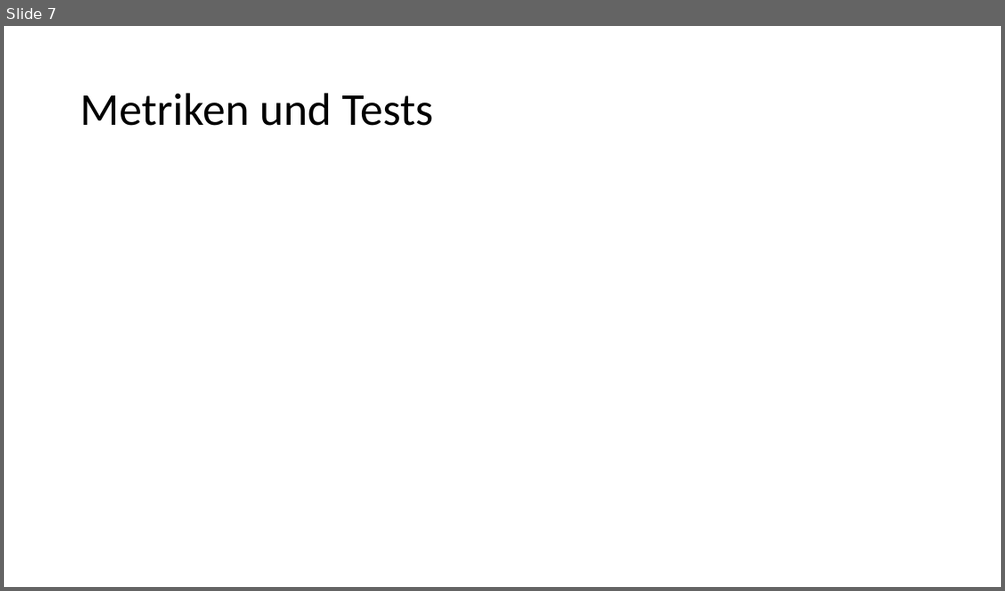
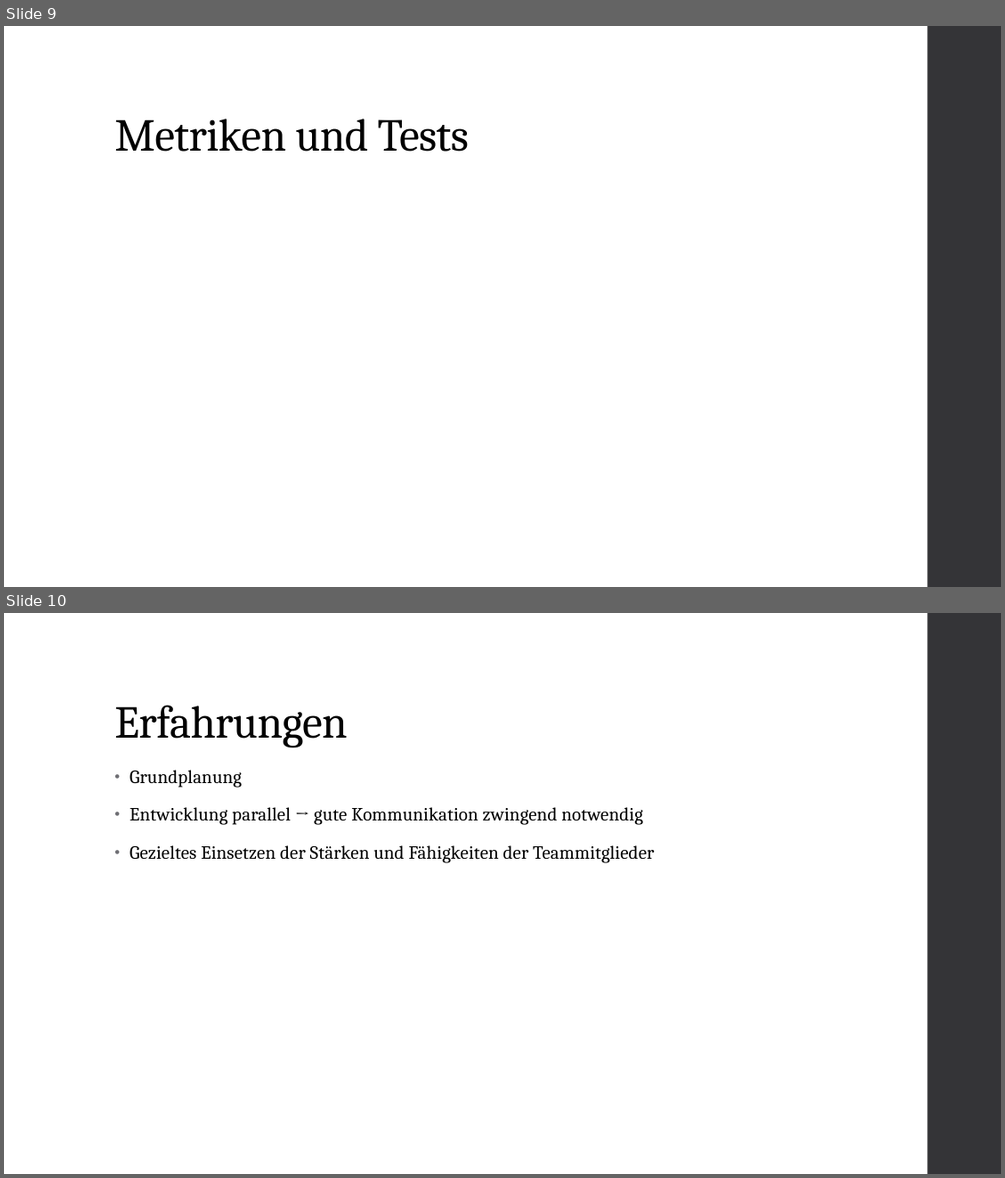
Before and after one commit to SWEHashiSG/hashi, a slide deck: documentation/Präsentation_Hashi_TeamSG.pptx. Shown one above the other, each under a label of ours: slide 7 before the commit, slides 9 and 10 after it. The pictures are 1005x591 and 1005x1178 pixels, drawn with LibreOffice and Linux fonts; fonts in the diff are those of the drawing. Boxes give left, top, right and bottom in pixels: in the first picture for what was removed or moved away, otherwise in the second. Text is boxed around its words. In the diff, an @@ line names an element or a change of style, - is before the commit and + after.

```diff
--- a/documentation/Präsentation_Hashi_TeamSG.pptx
+++ b/documentation/Präsentation_Hashi_TeamSG.pptx
@@ slide 10 added at (x1=4, y1=613, x2=1001, y2=1174), background #FFFFFF; not listed: 1 template element that a slide beside it also shows @@
@@ title added at (x1=114, y1=705, x2=348, y2=747), 44 pt, text #000000 @@
+Erfahrungen
@@ text added at (x1=129, y1=770, x2=654, y2=863), 18 pt, text #000000 @@
+• Grundplanung
+• Entwicklung parallel → gute Kommunikation zwingend notwendig
+• Gezieltes Einsetzen der Stärken und Fähigkeiten der Teammitglieder
@@ what was slide 7 is now slide 9 @@
@@ slide 9 changed as well @@
@@ rectangle added at (x1=928, y1=26, x2=1001, y2=587), fill #353537 @@
@@ title "Metriken und Tests" moved from (x1=80, y1=93, x2=434, y2=126) to (x1=114, y1=119, x2=469, y2=151) @@
@@ title "Metriken und Tests" at (x1=114, y1=119, x2=469, y2=151): font Calibri to Cambria, letter spacing 0 to -0.5 pt; vertical alignment middle to bottom @@
```
Also in this commit, not shown: 9 other slides changed, 2 other slides added, 1 slide removed.
